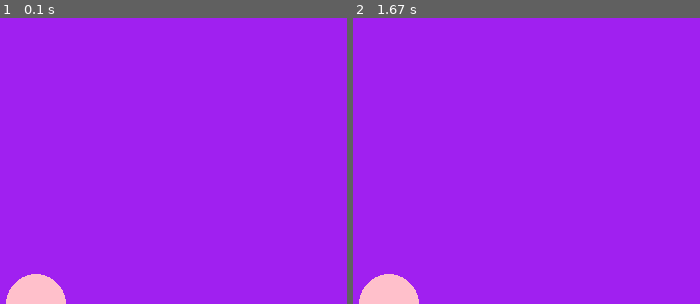
Above: before the commit, frames 1-2 (left to right).
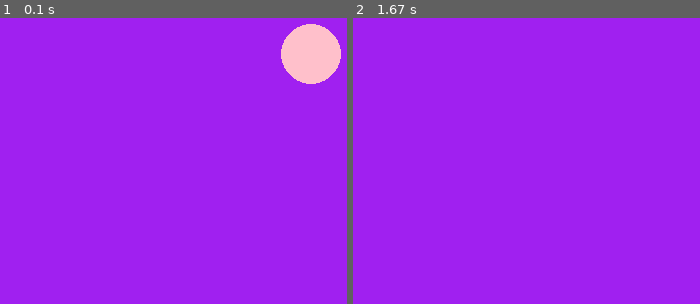
Above: after the commit, the same moments.

Repository: Romaric250/py-game
Game: pygame game, started from app.py
Same seed, same stepped clock (60 frames per second), same inputs: the game is played once before the commit and once after it.
Inputs:
- Up to frame 1 (0.1 s): no input
- Up to frame 2 (1.67 s): hold M 0.33-0.8 s

The runs differ from the first frame. In frame 1, 4.2% of the frame differs, in the area x 1-99%, y 2-100%; in frame 2, 1.4%.

Commit message:
kmowing what to do is cool

Diff:
--- a/main.py
+++ b/app.py
@@ -7,6 +7,9 @@
 running = True
 dt = 0
 
+
+position_item = pygame.Vector2(screen.get_width()/2, screen.get_height()/2)
+
 while running:
 
     for event in pygame.event.get():
@@ -14,7 +17,12 @@
             running = False
     screen.fill('purple')
 
-    pygame.draw.circle(screen, 'pink',(100,500),30)
+    pygame.draw.circle(screen, 'pink',position_item,30)
+
+    keys = pygame.key.get_pressed()
+
+    if keys[pygame.K_m]:
+        position_item.y -= 300
 
 
 
